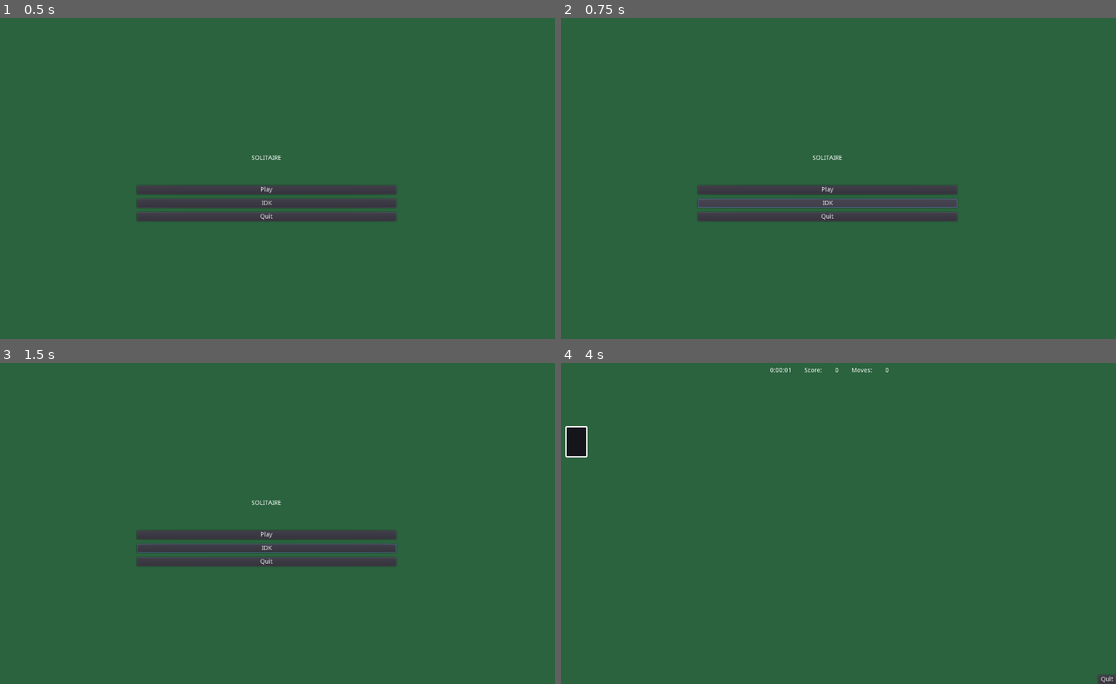
Above: before the commit, frames 1-4 (two rows, left to right).
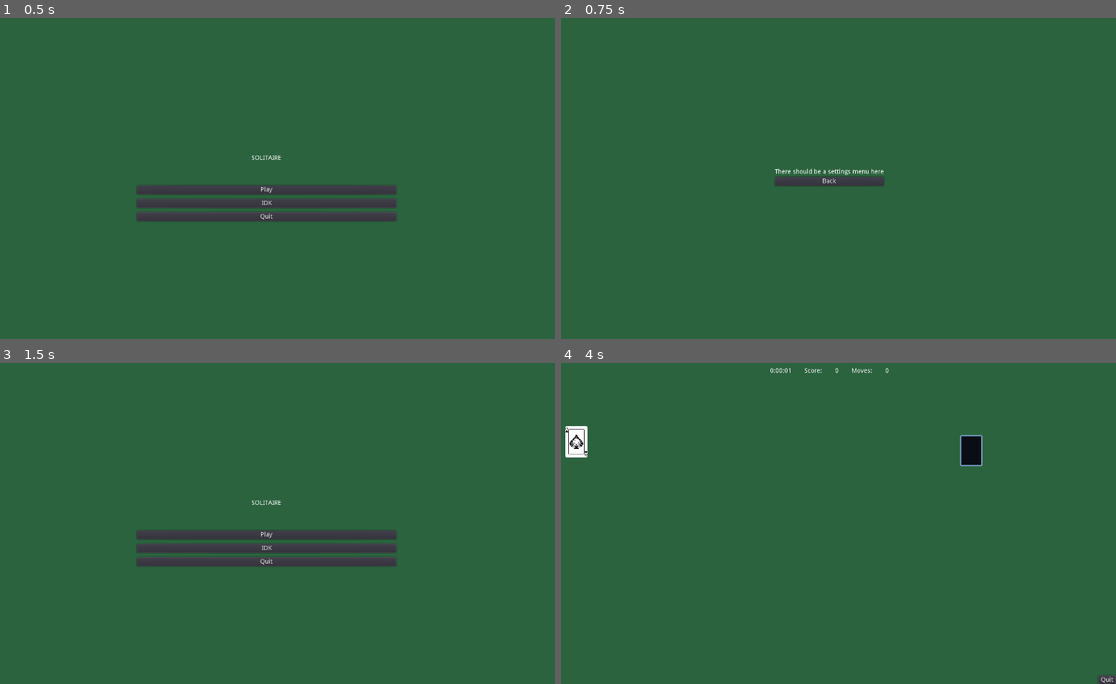
Above: after the commit, the same moments.

Repository: GabeContra/GodotSolitaire
Game: Godot game, scene res://Scenes/MainMenu.tscn
Same seed, same stepped clock (60 frames per second), same inputs: the game is played once before the commit and once after it.
Inputs (mouse positions are in pixels of both pictures, inside the frame that each line leads up to):
- Up to frame 1 (0.5 s): no input
- Up to frame 2 (0.75 s): click "IDK" at 0.5 s
- Up to frame 3 (1.5 s): click (266, 526) at 1.25 s, where only the run after the commit has a clickable "Back"
- Up to frame 4 (4 s): click "Play" at 2 s; tap Enter at 2.75 s; drag from (577, 443) to (888, 452) at 2.77 s; tap Space at 3.5 s; drag from (888, 452) to (577, 443) at 3.52 s

Frame 1 is identical in both runs. In frame 2, 4.8% of the frame differs, in the area x 24-72%, y 42-64%; in frame 3, 0.2%; in frame 4, 0.8%.

Commit message:
more work on the foundation scene, added ability to drag a card over it and add it to the foundation

Diff:
--- a/Scenes/Card.tscn
+++ b/Scenes/Card.tscn
@@ -6,7 +6,9 @@
 [sub_resource type="RectangleShape2D" id=1]
 extents = Vector2( 25.0804, 35.1271 )
 
-[node name="Card" type="Area2D"]
+[node name="Card" type="Area2D" groups=[
+"cards",
+]]
 script = ExtResource( 1 )
 
 [node name="CardSprite" type="AnimatedSprite" parent="."]
--- a/Scenes/Foundation.tscn
+++ b/Scenes/Foundation.tscn
@@ -1,5 +1,21 @@
-[gd_scene load_steps=2 format=2]
+[gd_scene load_steps=4 format=2]
 
-[ext_resource path="res://Scenes/Stock.tscn" type="PackedScene" id=1]
+[ext_resource path="res://Art/CardFrames.tres" type="SpriteFrames" id=1]
+[ext_resource path="res://Scripts/Foundation.gd" type="Script" id=2]
 
-[node name="Foundation" instance=ExtResource( 1 )]
+[sub_resource type="RectangleShape2D" id=1]
+extents = Vector2( 27.369, 36.8826 )
+
+[node name="Foundation" type="Area2D"]
+modulate = Color( 0.478431, 0.631373, 0.780392, 1 )
+script = ExtResource( 2 )
+
+[node name="Sprite" type="AnimatedSprite" parent="."]
+frames = ExtResource( 1 )
+frame = 53
+
+[node name="Space" type="CollisionShape2D" parent="."]
+shape = SubResource( 1 )
+[connection signal="area_entered" from="." to="." method="_on_Foundation_area_entered"]
+[connection signal="area_exited" from="." to="." method="_on_Foundation_area_exited"]
+[connection signal="input_event" from="." to="." method="_on_Foundation_input_event"]
--- a/Scenes/Game.tscn
+++ b/Scenes/Game.tscn
@@ -1,8 +1,9 @@
-[gd_scene load_steps=4 format=2]
+[gd_scene load_steps=5 format=2]
 
 [ext_resource path="res://Scripts/Game.gd" type="Script" id=1]
 [ext_resource path="res://Scenes/Card.tscn" type="PackedScene" id=2]
 [ext_resource path="res://Scenes/Stock.tscn" type="PackedScene" id=3]
+[ext_resource path="res://Scenes/Foundation.tscn" type="PackedScene" id=4]
 
 [node name="Game" type="Node"]
 script = ExtResource( 1 )
@@ -11,6 +12,8 @@
 [node name="Control" type="Control" parent="."]
 anchor_right = 1.0
 anchor_bottom = 1.0
+margin_top = 1.33484
+margin_bottom = 1.33484
 mouse_filter = 2
 __meta__ = {
 "_edit_use_anchors_": false
@@ -80,5 +83,9 @@
 
 [node name="Stock" parent="." instance=ExtResource( 3 )]
 position = Vector2( 76.0859, 178.869 )
+
+[node name="Foundation" parent="." instance=ExtResource( 4 )]
+position = Vector2( 957.08, 198.891 )
+suit = 0
 [connection signal="pressed" from="Control/Quit" to="." method="_on_Quit_pressed"]
 [connection signal="draw_card" from="Stock" to="." method="_on_Stock_draw_card"]
--- a/Scenes/SettingsMenu.tscn
+++ b/Scenes/SettingsMenu.tscn
@@ -1,6 +1,6 @@
 [gd_scene load_steps=2 format=2]
 
-[ext_resource path="res://SettingsMenu.gd" type="Script" id=1]
+[ext_resource path="res://Scripts/SettingsMenu.gd" type="Script" id=1]
 
 [node name="SettingsMenu" type="Control"]
 anchor_right = 1.0
--- a/Scripts/Card.gd
+++ b/Scripts/Card.gd
@@ -1,11 +1,15 @@
 extends Area2D
+class_name Card
 
+
+signal dropped
 
 var value = 0 setget set_value, get_value
 var is_face_down : bool = true
 var is_stacked : bool = false
 var _rng = RandomNumberGenerator.new()
-var dragging = false
+var dragging = false setget set_dragging, get_dragging
+var moving = false
 
 # Called when the node enters the scene tree for the first time.
 func _ready():
@@ -17,6 +21,7 @@
 
 func _input(event):
 	if event is InputEventMouseMotion and dragging:
+		moving = true
 		self.position = event.position
 
 func set_value(new_value):
@@ -27,9 +32,25 @@
 func get_value():
 	return value
 
+func set_dragging(val):
+	dragging = val
+	if val == true:
+		z_index = 5
+	elif val == false:
+		z_index = 0
+
+func get_dragging():
+	return dragging
+
+func letgo():
+	print("dropped")
+
 func _on_Card_input_event(_viewport, event, _shape_idx):
 	if event is InputEventMouseButton:
 		if event.button_index == BUTTON_LEFT and event.pressed:
 			dragging = true
 		elif event.button_index == BUTTON_LEFT and !event.pressed:
 			dragging = false
+			if moving == true:
+				moving = false
+				emit_signal("dropped")
--- a/Scripts/Foundation.gd
+++ b/Scripts/Foundation.gd
@@ -1,11 +1,13 @@
 extends Area2D
 
 
-signal add_card(card_value)
+signal remove_card(card_value)
+
 
 export(Global.Suits) var suit = Global.Suits.NONE
 var cards = []
-
+var card_over_me = false
+var card_on_me : Card = null
 
 # Called when the node enters the scene tree for the first time.
 func _ready():
@@ -15,10 +17,20 @@
 	if suit != Global.Suits.NONE:
 		if card_value == card_value%13 + suit*13:
 			cards.push_front(card_value)
+			self.update_sprite()
+			return true
+	return false
 
 # Called every frame. 'delta' is the elapsed time since the previous frame.
 #func _process(delta):
 #	pass
+
+func card_dropped_on_me():
+	if add_to_foundation(card_on_me.value):
+		card_on_me.queue_free()
+	card_on_me.disconnect("dropped", self, "card_dropped_on_me")
+	card_on_me = null
+	card_over_me = false
 
 
 func update_sprite():
@@ -26,3 +38,26 @@
 		$Sprite.set_frame(Global.Cards.BACK)
 	else:
 		$Sprite.set_frame(cards[0])
+
+
+func _on_Foundation_input_event(_viewport, event, _shape_idx):
+	if event is InputEventMouseButton:
+		if event.button_index == BUTTON_LEFT and event.pressed:
+			emit_signal("remove_card", cards.pop_front())
+			self.update_sprite()
+
+
+func _on_Foundation_area_entered(area : Area2D):
+	if area.is_in_group("cards"):
+		var card := area as Card
+		card_over_me = true
+		card_on_me = card
+		card_on_me.connect("dropped", self, "card_dropped_on_me")
+
+
+func _on_Foundation_area_exited(area):
+	if area.is_in_group("cards"):
+		card_over_me = false
+		if card_on_me != null:
+			card_on_me.disconnect("dropped", self, "card_dropped_on_me")
+			card_on_me = null
--- a/Scripts/Game.gd
+++ b/Scripts/Game.gd
@@ -29,6 +29,7 @@
 		get_tree().change_scene("res://Scenes/MainMenu.tscn")
 
 
+
 func _on_Quit_pressed():
 	get_tree().change_scene("res://Scenes/MainMenu.tscn")
 
@@ -40,4 +41,5 @@
 		tempCard.dragging = true
 		tempCard.is_face_down = false
 		tempCard.value = card_value
+		tempCard.connect("dropped", tempCard, "letgo")
 		$Cards.add_child(tempCard)
--- a/Scripts/MainMenu.gd
+++ b/Scripts/MainMenu.gd
@@ -13,7 +13,7 @@
 func _process(_delta):
 	pass
 
-func _input(event):
+func _input(_event):
 	if Input.is_action_just_pressed("ui_cancel"):
 		get_tree().quit()
 
--- a/Scripts/Stock.gd
+++ b/Scripts/Stock.gd
@@ -16,7 +16,7 @@
 #	pass
 
 
-func _on_Stock_input_event(viewport, event, shape_idx):
+func _on_Stock_input_event(_viewport, event, _shape_idx):
 	if event is InputEventMouseButton:
 		if event.button_index == BUTTON_LEFT and event.pressed:
 			emit_signal("draw_card", stock_cards.pop_front())
--- a/project.godot
+++ b/project.godot
@@ -8,9 +8,14 @@
 
 config_version=4
 
-_global_script_classes=[  ]
+_global_script_classes=[ {
+"base": "Area2D",
+"class": "Card",
+"language": "GDScript",
+"path": "res://Scripts/Card.gd"
+} ]
 _global_script_class_icons={
-
+"Card": ""
 }
 
 [application]
